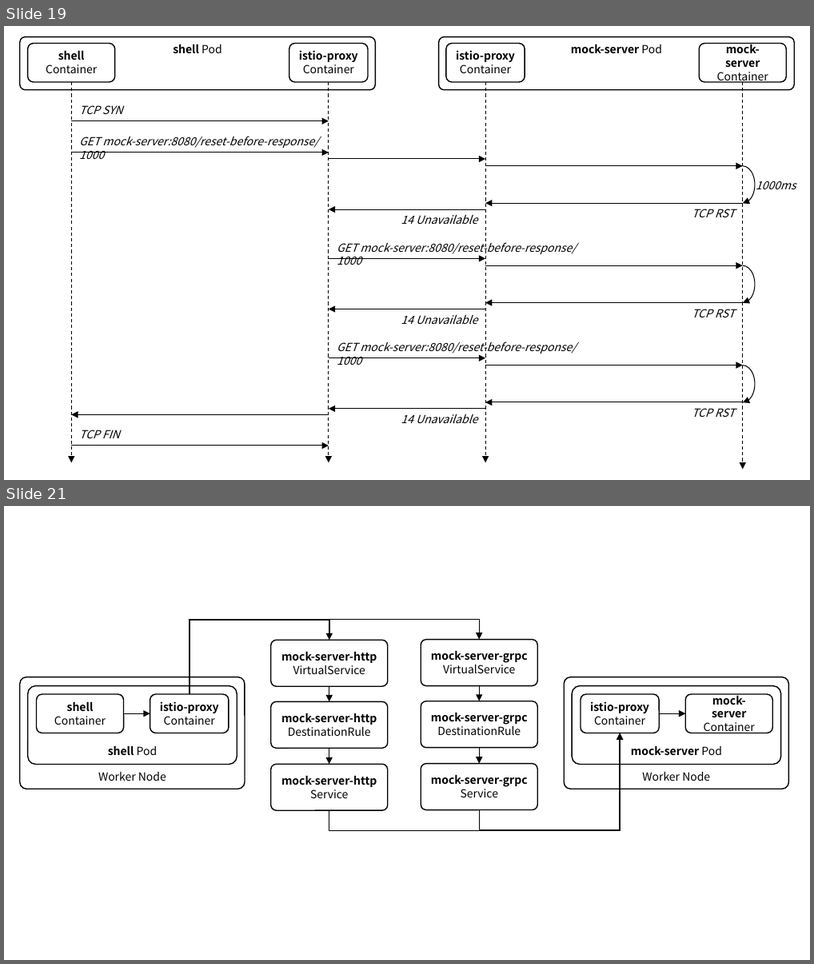
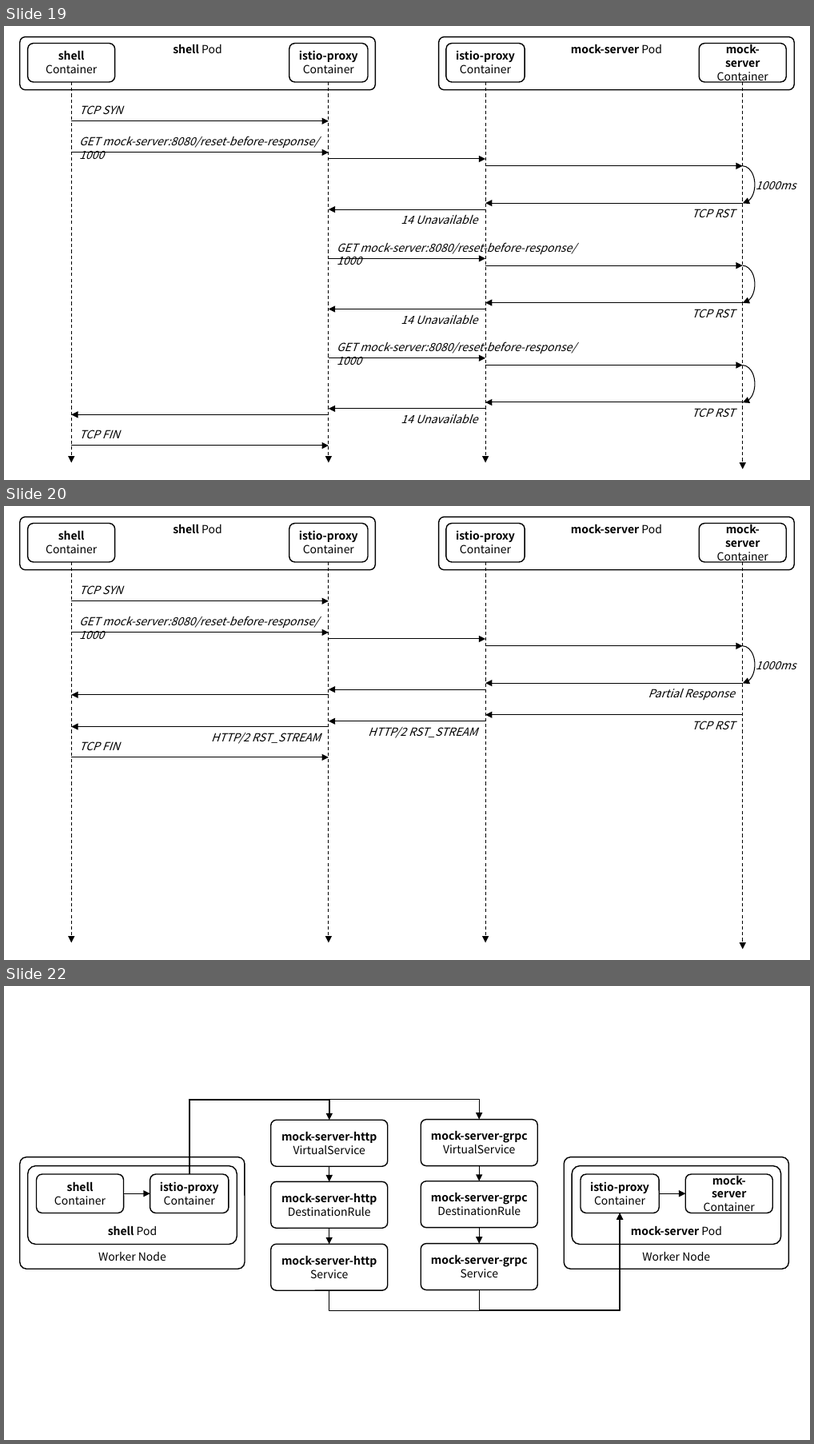
Before and after one commit to ssup2/blog-software, a slide deck: content/docs/theory-analysis/istio-sidecar-proxy-access-log/images/images.pptx. Shown one above the other, each under a label of ours: slides 19 and 21 before the commit, slides 19, 20 and 22 after it; the slides between them are not shown. The pictures are 814x964 and 814x1444 pixels, drawn with LibreOffice and Linux fonts; fonts in the diff are those of the drawing. Boxes give left, top, right and bottom in pixels: in the first picture for what was removed or moved away, otherwise in the second. Text is boxed around its words. In the diff, an @@ line names an element or a change of style, - is before the commit and + after.

```diff
--- a/content/docs/theory-analysis/istio-sidecar-proxy-access-log/images/images.pptx
+++ b/content/docs/theory-analysis/istio-sidecar-proxy-access-log/images/images.pptx
@@ slide 20 added at (4, 506, 810, 960), background #FFFFFF @@
@@ rounded rectangle added at (20, 517, 376, 571), fill #FFFFFF, outline #000000 1 pt, 10 pt, text #000000, bold @@
+shell Pod
@@ rounded rectangle added at (27, 523, 114, 562), fill #FFFFFF, outline #000000 1 pt, 10 pt, text #000000 @@
+shell
+Container
@@ rounded rectangle added at (290, 523, 368, 562), fill #FFFFFF, outline #000000 1 pt, 10 pt, text #000000, bold @@
+istio-proxy
+Container
@@ rounded rectangle added at (438, 517, 794, 571), fill #FFFFFF, outline #000000 1 pt, 10 pt, text #000000, bold @@
+mock-server Pod
@@ rounded rectangle added at (446, 523, 525, 562), fill #FFFFFF, outline #000000 1 pt, 10 pt, text #000000, bold @@
+istio-proxy
+Container
@@ rounded rectangle added at (699, 523, 786, 562), fill #FFFFFF, outline #000000 1 pt, 10 pt, text #000000, bold @@
+mock-server
+Container
@@ arrow added from (72, 562) to (72, 942), #000000 0.75 pt dashed @@
@@ arrow added from (329, 562) to (329, 942), #000000 0.75 pt dashed @@
@@ arrow added from (486, 562) to (486, 942), #000000 0.75 pt dashed @@
@@ arrow added from (742, 562) to (742, 948), #000000 0.75 pt dashed @@
@@ arrow added from (72, 601) to (329, 601), #000000 0.75 pt @@
@@ text added at (79, 585, 123, 594), 10 pt, text #000000, italic @@
+TCP SYN
@@ text added at (79, 616, 318, 639), 10 pt, text #000000, italic @@
+GET mock-server:8080/reset-before-response/1000
@@ arrow added from (72, 632) to (329, 632), #000000 0.75 pt @@
@@ arrow added from (329, 639) to (486, 639), #000000 0.75 pt @@
@@ arrow added from (486, 645) to (742, 645), #000000 0.75 pt @@
@@ arc (boxed as its full ellipse) added at (730, 645, 754, 683), outline #000000 0.75 pt @@
@@ text added at (756, 661, 796, 669), 10 pt, text #000000, italic @@
+1000ms
@@ arrow added from (329, 695) to (72, 695), #000000 0.75 pt @@
@@ arrow added from (486, 689) to (329, 689), #000000 0.75 pt @@
@@ arrow added from (742, 683) to (486, 683), #000000 0.75 pt @@
@@ text added at (649, 688, 735, 700), 10 pt, text #000000, italic @@
+Partial Response
@@ arrow added from (486, 721) to (329, 721), #000000 0.75 pt @@
@@ arrow added from (742, 715) to (486, 715), #000000 0.75 pt @@
@@ text added at (692, 720, 735, 729), 10 pt, text #000000, italic @@
+TCP RST
@@ arrow added from (329, 726) to (72, 726), #000000 0.75 pt @@
@@ text added at (79, 741, 120, 750), 10 pt, text #000000, italic @@
+TCP FIN
@@ text added at (211, 732, 321, 744), 10 pt, text #000000, italic @@
+HTTP/2 RST_STREAM
@@ text added at (368, 727, 478, 738), 10 pt, text #000000, italic @@
+HTTP/2 RST_STREAM
@@ arrow added from (72, 756) to (329, 756), #000000 0.75 pt @@
@@ what was slide 21 is now slide 22 @@
```
Also in this commit, not shown: 2 other files.
